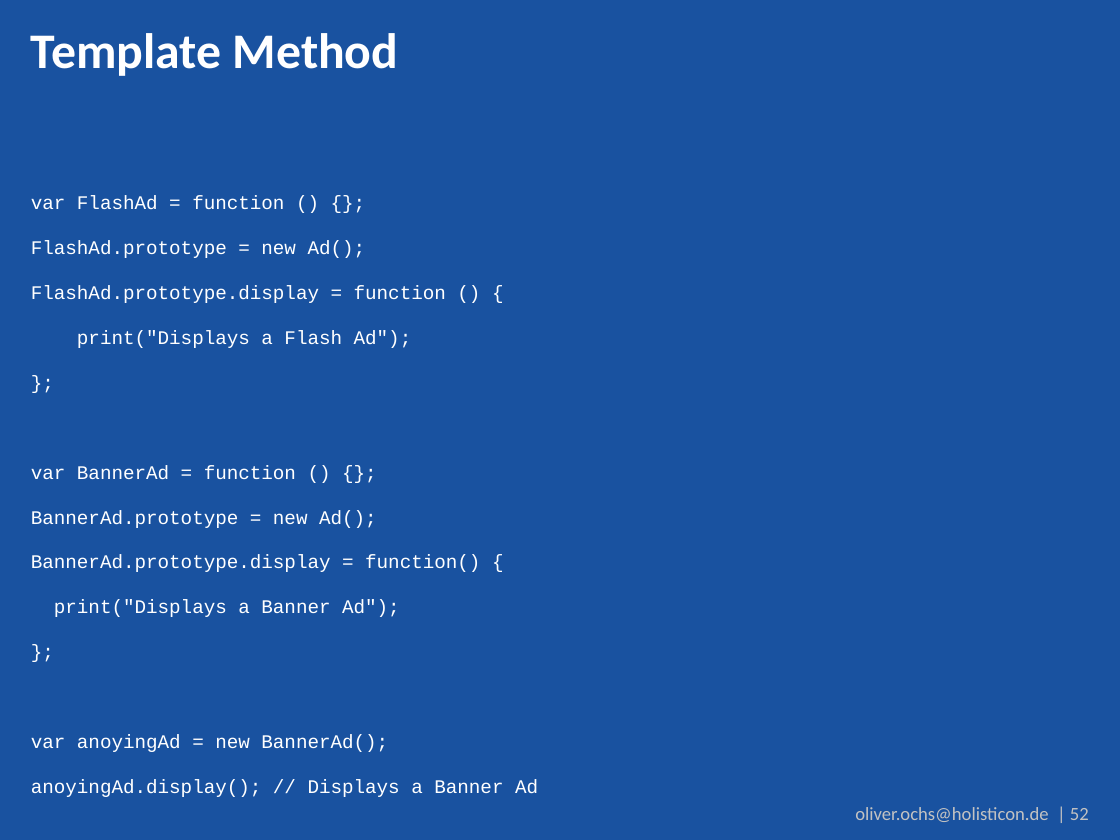
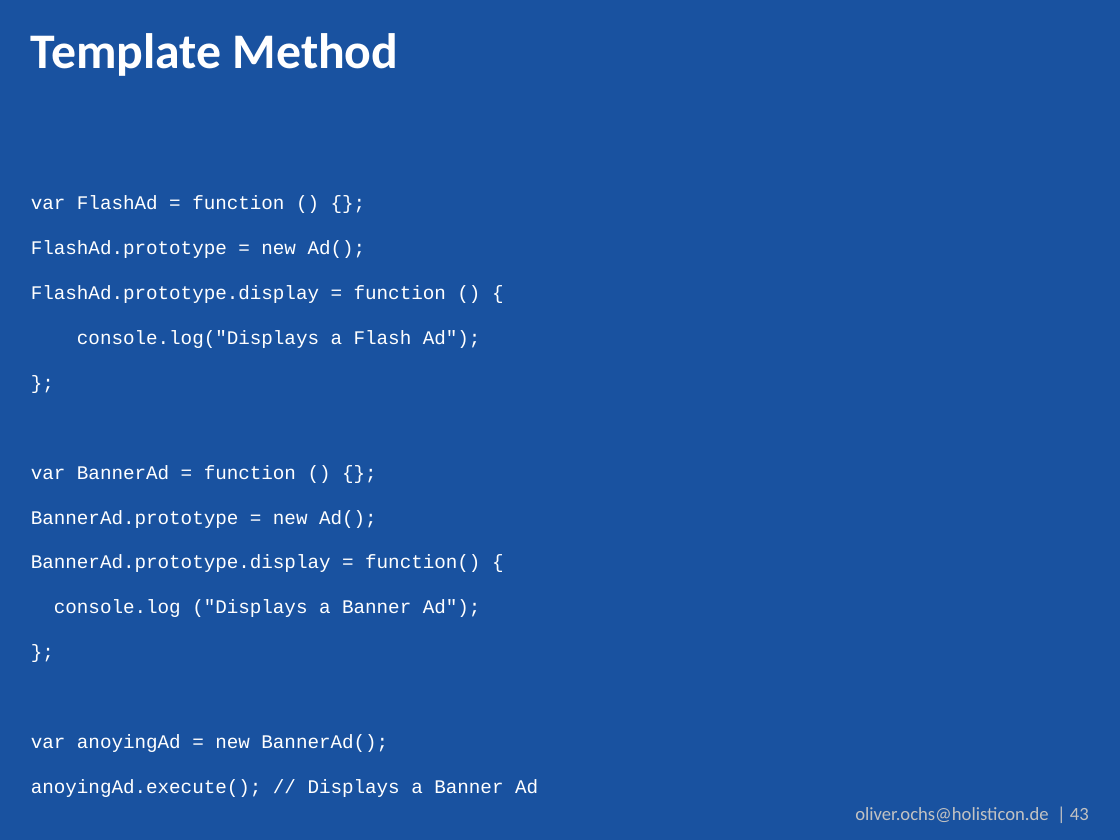
Before and after one commit to simonox/js-workshop, a slide deck: slide 43 of Tag 2.pptx (slide 52 before the commit). Drawn at 1120x840 pixels with LibreOffice and Linux fonts; fonts in the diff are those of the drawing; background and template pictures are left out. Boxes give left, top, right and bottom in pixels: in the first picture for what was removed or moved away, otherwise in the second. Text is boxed around its words. In the diff, an @@ line names an element or a change of style, - is before the commit and + after.

```diff
--- a/Tag 2.pptx
+++ b/Tag 2.pptx
@@ text at [77,330,481,348]: text changed @@
-print("Displays a Flash Ad");
+console.log("Displays a Flash Ad");
@@ text at [54,600,481,617]: text changed @@
-print("Displays a Banner Ad");
+console.log ("Displays a Banner Ad");
@@ text at [31,779,538,797]: text changed @@
-anoyingAd.display(); // Displays a Banner Ad
+anoyingAd.execute(); // Displays a Banner Ad
@@ text at [855,807,1089,822]: text changed @@
-oliver.ochs@holisticon.de | 52
+oliver.ochs@holisticon.de | 43
```
Also in this commit, not shown: 2 other slides changed, 2 slides added, 11 slides removed.
